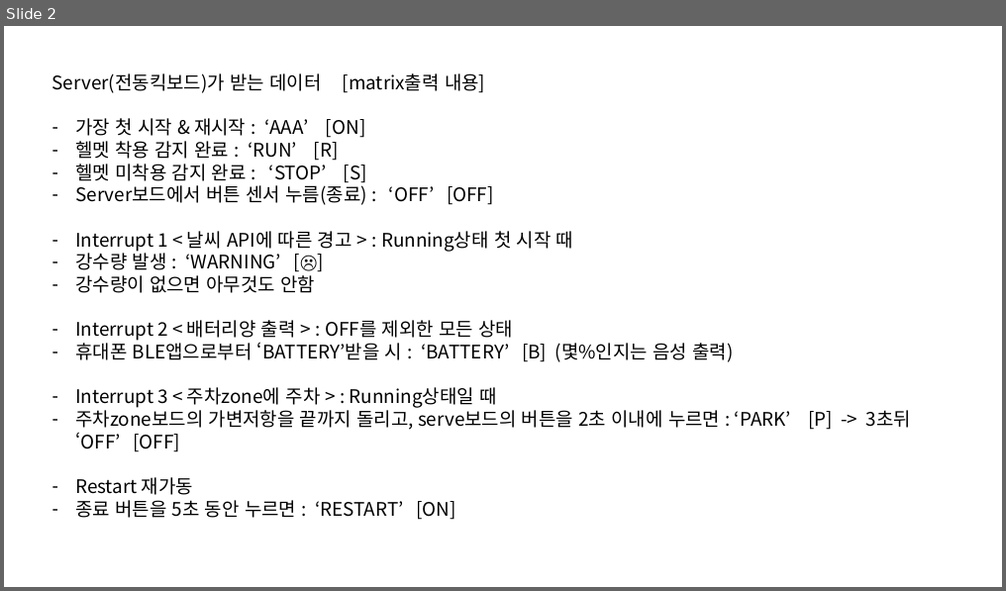
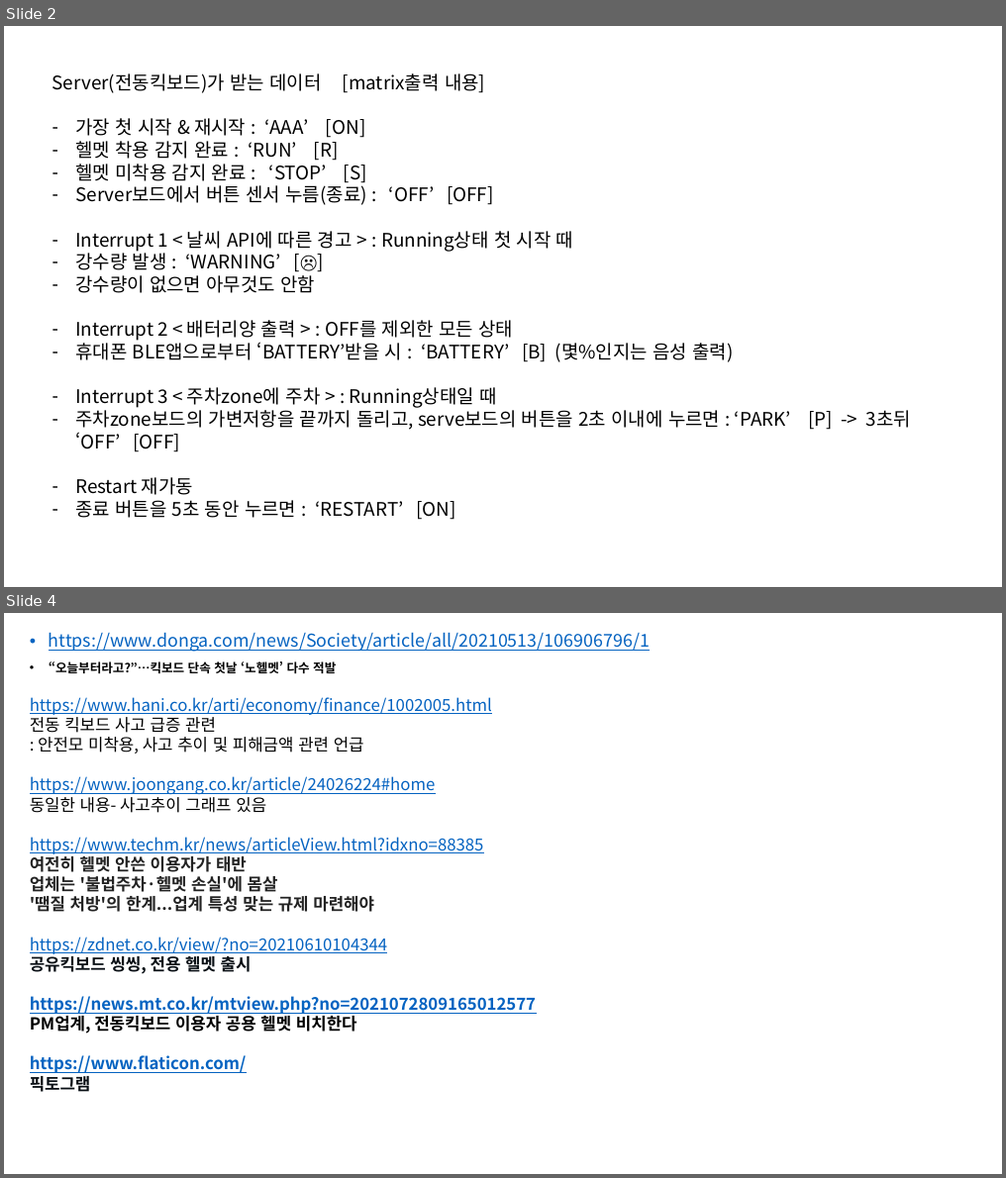
Before and after one commit to bumiilove/2021_embedded_system_201720941_, a slide deck: 최종설계프로젝트/발표자료 셋업/server matrix control.pptx. Shown one above the other, each under a label of ours: slide 2 before the commit, slides 2 and 4 after it; the slides between them are not shown. The pictures are 1006x591 and 1006x1178 pixels, drawn with LibreOffice and Linux fonts; fonts in the diff are those of the drawing. Boxes give left, top, right and bottom in pixels: in the first picture for what was removed or moved away, otherwise in the second. Text is boxed around its words. In the diff, an @@ line names an element or a change of style, - is before the commit and + after.

```diff
--- a/최종설계프로젝트/발표자료 셋업/server matrix control.pptx
+++ b/최종설계프로젝트/발표자료 셋업/server matrix control.pptx
@@ slide 4 added at (4,613,1002,1174), background #FFFFFF @@
@@ text added at (49,632,649,673), 17 pt, text #0563C1, underline @@
+• https://www.donga.com/news/Society/article/all/20210513/106906796/1
+• “오늘부터라고?”…킥보드 단속 첫날 ‘노헬멧’ 다수 적발
@@ text added at (30,697,536,1092), 16 pt, text #0563C1, underline @@
+https://www.hani.co.kr/arti/economy/finance/1002005.html
+전동 킥보드 사고 급증 관련
+: 안전모 미착용, 사고 추이 및 피해금액 관련 언급
+https://www.joongang.co.kr/article/24026224#home
+동일한 내용- 사고추이 그래프 있음
+https://www.techm.kr/news/articleView.html?idxno=88385
+여전히 헬멧 안쓴 이용자가 태반
+업체는 '불법주차·헬멧 손실'에 몸살
+'땜질 처방'의 한계...업계 특성 맞는 규제 마련해야
+https://zdnet.co.kr/view/?no=20210610104344
+공유킥보드 씽씽, 전용 헬멧 출시
+https://news.mt.co.kr/mtview.php?no=2021072809165012577
+PM업계, 전동킥보드 이용자 공용 헬멧 비치한다
+https://www.flaticon.com/
+픽토그램
```
Also in this commit, not shown: 1 slide changed, 4 other files.
